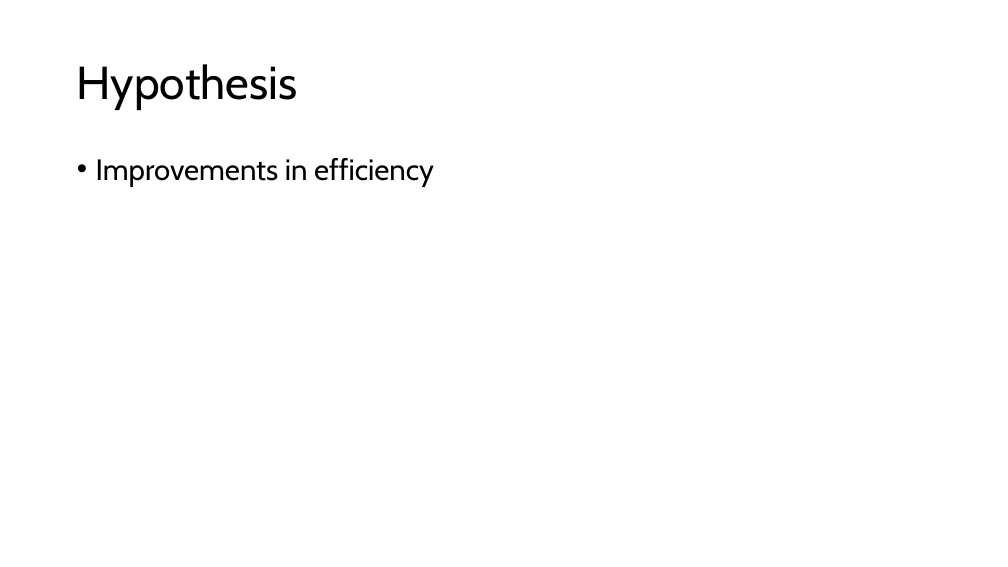
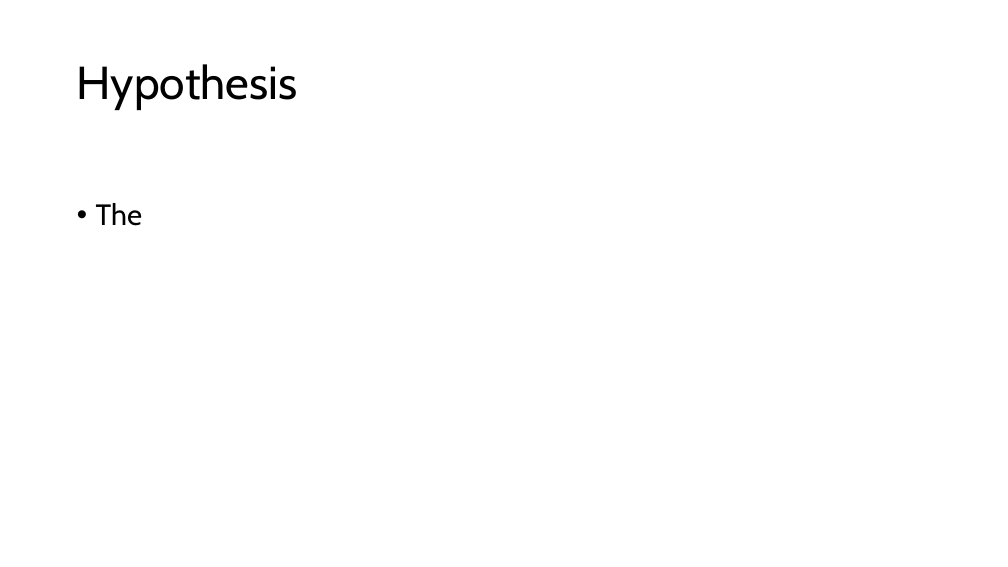
Before and after one commit to lpender3672/propeller-acoustics, a slide deck: slide 5 of deliverables/michaelmas_presentation.pptx. Drawn at 1008x567 pixels with LibreOffice and Linux fonts; fonts in the diff are those of the drawing. Boxes give left, top, right and bottom in pixels: in the first picture for what was removed or moved away, otherwise in the second. Text is boxed around its words. In the diff, an @@ line names an element or a change of style, - is before the commit and + after.

```diff
--- a/deliverables/michaelmas_presentation.pptx
+++ b/deliverables/michaelmas_presentation.pptx
@@ text at [96, 203, 142, 226]: text changed @@
-• Improvements in efficiency
+• The
```
Also in this commit, not shown: 3 other slides changed, 4 other files.
